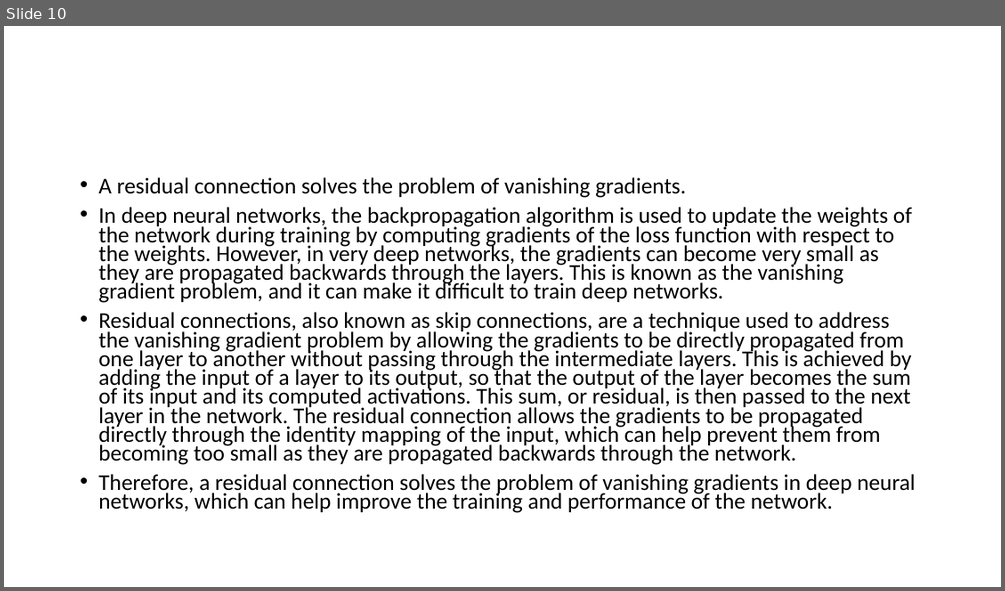
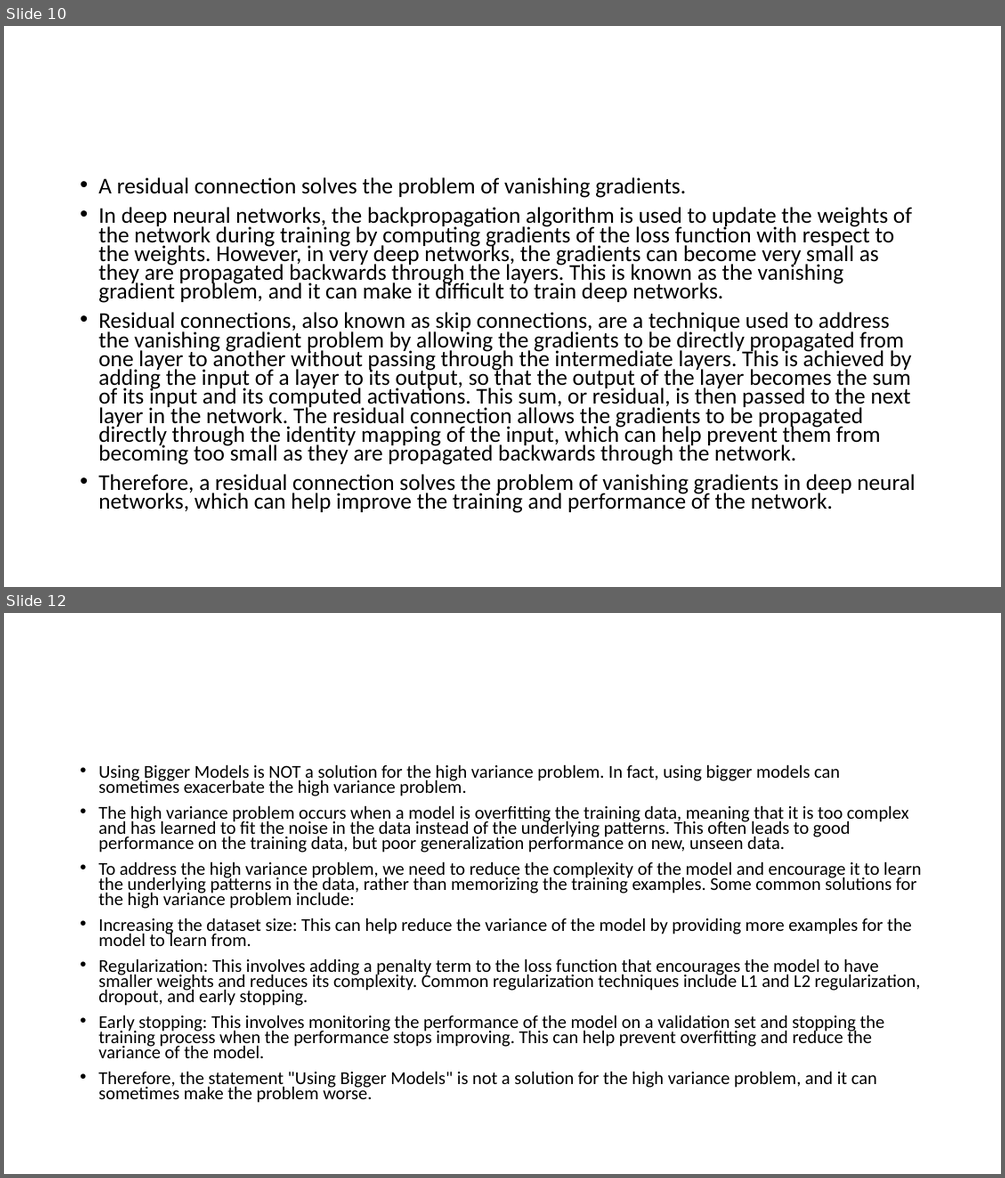
Before and after one commit to Saira55/Machine-Learning-Multiple-Choice-Questions, a slide deck: Machine Learning Quiz Question.pptx. Shown one above the other, each under a label of ours: slide 10 before the commit, slides 10 and 12 after it; the slides between them are not shown. The pictures are 1005x591 and 1005x1178 pixels, drawn with LibreOffice and Linux fonts; fonts in the diff are those of the drawing. Boxes give left, top, right and bottom in pixels: in the first picture for what was removed or moved away, otherwise in the second. Text is boxed around its words. In the diff, an @@ line names an element or a change of style, - is before the commit and + after.

```diff
--- a/Machine Learning Quiz Question.pptx
+++ b/Machine Learning Quiz Question.pptx
@@ slide 12 added at (4,613,1001,1174), background #FFFFFF @@
@@ text added at (98,764,921,1103), 17.5 pt, text #000000 @@
+• Using Bigger Models is NOT a solution for the high variance problem. In fact, using bigger models can sometimes exacerbate the high variance problem.
+• The high variance problem occurs when a model is overfitting the training data, meaning that it is too complex and has learned to fit the noise in the data instead of the underlying patterns. This often leads to good performance on the training data, but poor generalization performance on new, unseen data.
+• To address the high variance problem, we need to reduce the complexity of the model and encourage it to learn the underlying patterns in the data, rather than memorizing the training examples. Some common solutions for the high variance problem include:
+• Increasing the dataset size: This can help reduce the variance of the model by providing more examples for the model to learn from.
+• Regularization: This involves adding a penalty term to the loss function that encourages the model to have smaller weights and reduces its complexity. Common regularization techniques include L1 and L2 regularization, dropout, and early stopping.
+• Early stopping: This involves monitoring the performance of the model on a validation set and stopping the training process when the performance stops improving. This can help prevent overfitting and reduce the variance of the model.
+• Therefore, the statement "Using Bigger Models" is not a solution for the high variance problem, and it can sometimes make the problem worse.
```
Also in this commit, not shown: 1 other slide added, 1 slide removed.
